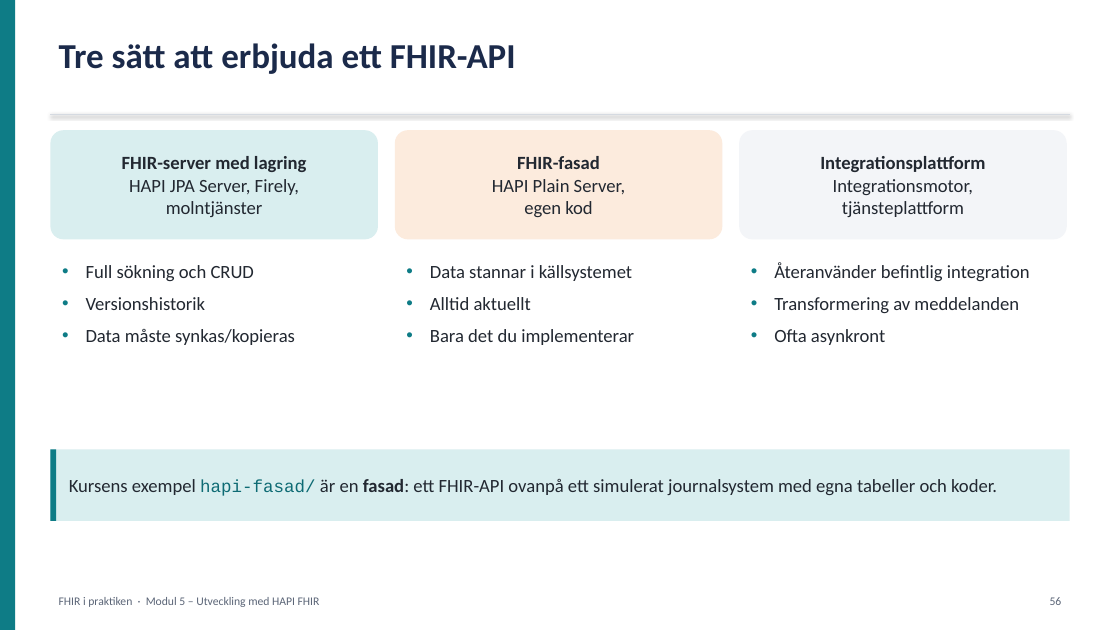
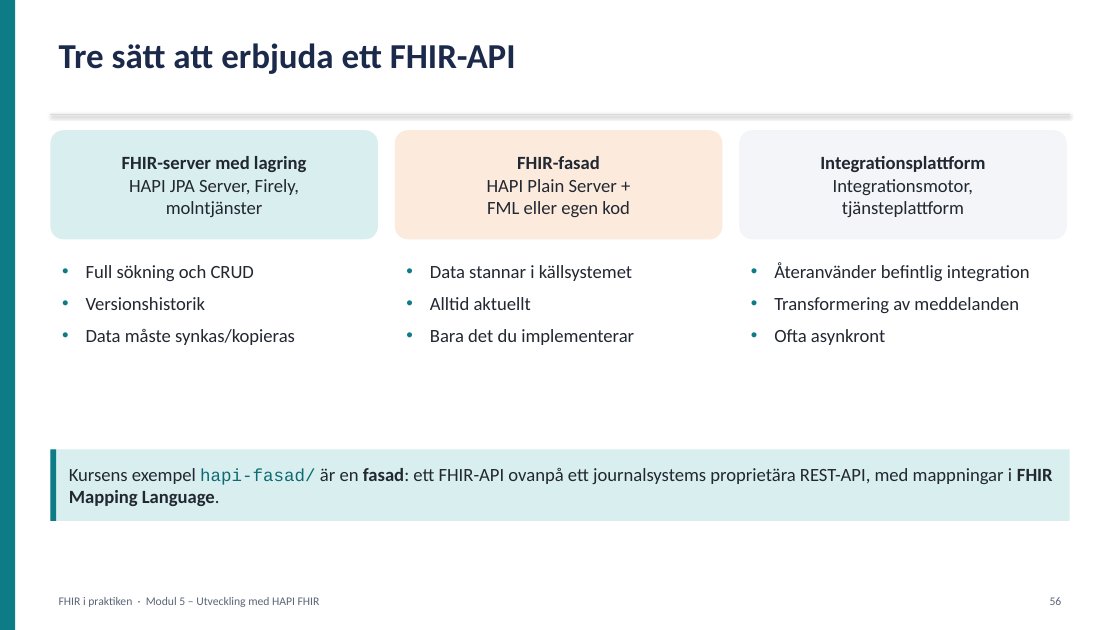
Before and after one commit to oskthu2/fhireducation, a slide deck: slide 56 of presentation/FHIR-utbildning.pptx. Drawn at 1120x630 pixels with LibreOffice and Linux fonts; fonts in the diff are those of the drawing. Boxes give left, top, right and bottom in pixels: in the first picture for what was removed or moved away, otherwise in the second. Text is boxed around its words. In the diff, an @@ line names an element or a change of style, - is before the commit and + after.

```diff
--- a/presentation/FHIR-utbildning.pptx
+++ b/presentation/FHIR-utbildning.pptx
@@ text in rounded rectangle at bbox=[487, 179, 629, 217]: text changed @@
-HAPI Plain Server,
-egen kod
+HAPI Plain Server +
+FML eller egen kod
@@ text in rectangle at bbox=[69, 468, 1053, 506]: text changed @@
-Kursens exempel hapi-fasad/ är en fasad: ett FHIR-API ovanpå ett simulerat journalsystem med egna tabeller och koder.
+Kursens exempel hapi-fasad/ är en fasad: ett FHIR-API ovanpå ett journalsystems proprietära REST-API, med mappningar i FHIR Mapping Language.
```
Also in this commit, not shown: 24 other slides changed, 2 slides added, 1 slide removed, 31 other files.
